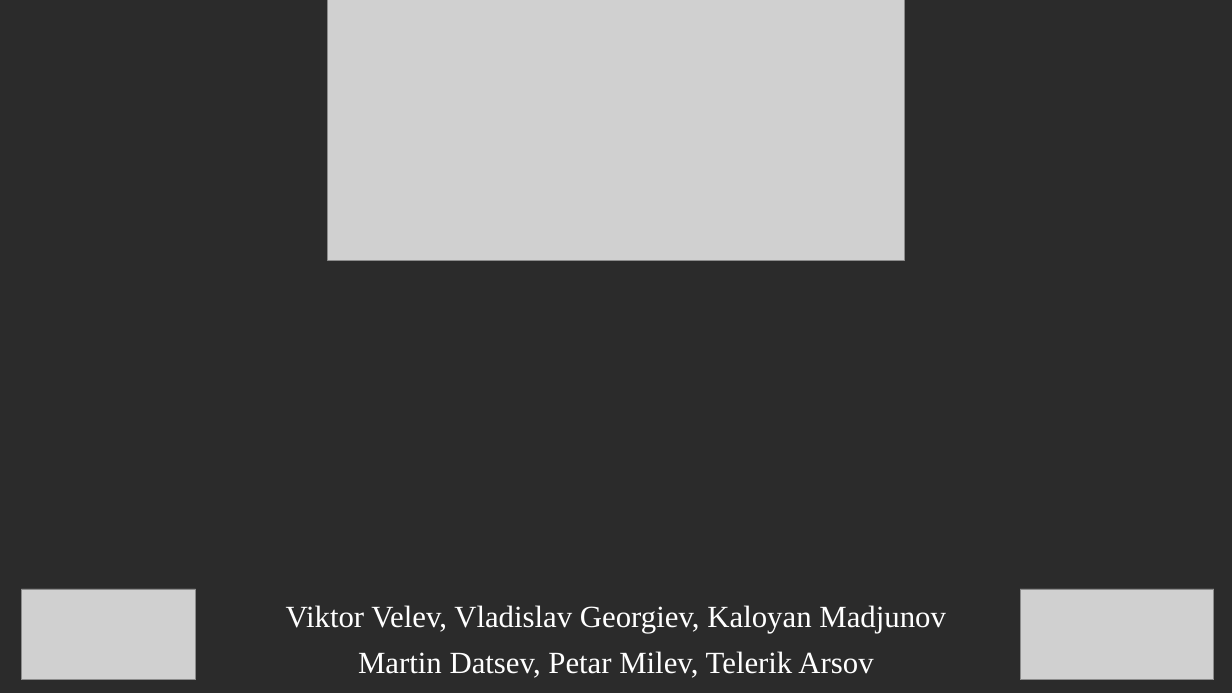
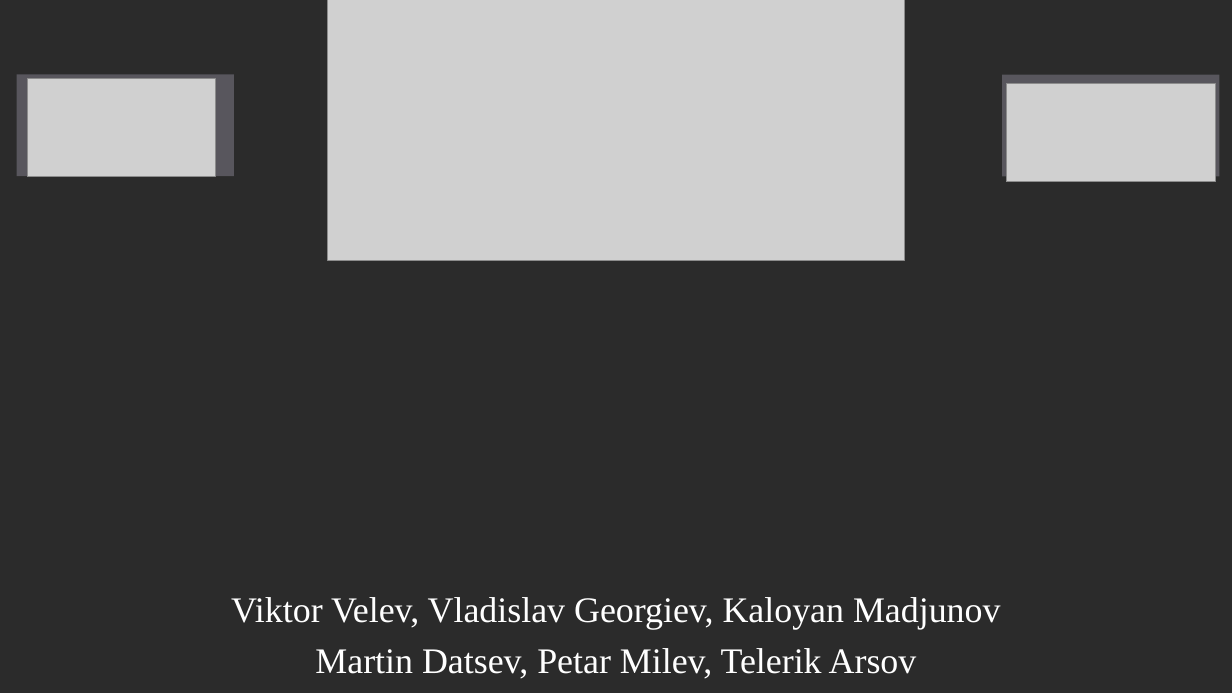
Before and after one commit to vision-sofia/Peper-Analysis, a slide deck: slide 1 of presentation/Peper Analysis.pptx. Drawn at 1232x693 pixels with LibreOffice and Linux fonts; fonts in the diff are those of the drawing; grey boxes stand for pictures; background and template pictures are left out; a plain dark background stands for a picture behind light text. Boxes give left, top, right and bottom in pixels: in the first picture for what was removed or moved away, otherwise in the second. Text is boxed around its words. In the diff, an @@ line names an element or a change of style, - is before the commit and + after.

```diff
--- a/presentation/Peper Analysis.pptx
+++ b/presentation/Peper Analysis.pptx
@@ rectangle added at bbox=[17, 74, 234, 176], fill #B8B3C9 at 32% opacity @@
@@ picture: place and size @@
-picture at bbox=[21, 589, 195, 679]
+picture at bbox=[27, 79, 214, 177]
@@ rectangle added at bbox=[1003, 75, 1220, 177], fill #B8B3C9 at 32% opacity @@
@@ picture: place and size @@
-picture at bbox=[1020, 589, 1214, 679]
+picture at bbox=[1006, 84, 1215, 182]
@@ subtitle "Viktor Velev, Vladislav Georgiev, Kaloyan ...": place and size @@
-subtitle "Viktor Velev, Vladislav Georgiev, Kaloyan ..." at bbox=[286, 605, 946, 678]
+subtitle "Viktor Velev, Vladislav Georgiev, Kaloyan ..." at bbox=[231, 597, 1001, 679]
@@ subtitle "Viktor Velev, Vladislav Georgiev, Kaloyan ..." at bbox=[231, 597, 1001, 679]: size 24 to 28 pt @@
```
Also in this commit, not shown: 6 slides added, 6 slides removed, 8 other files.
